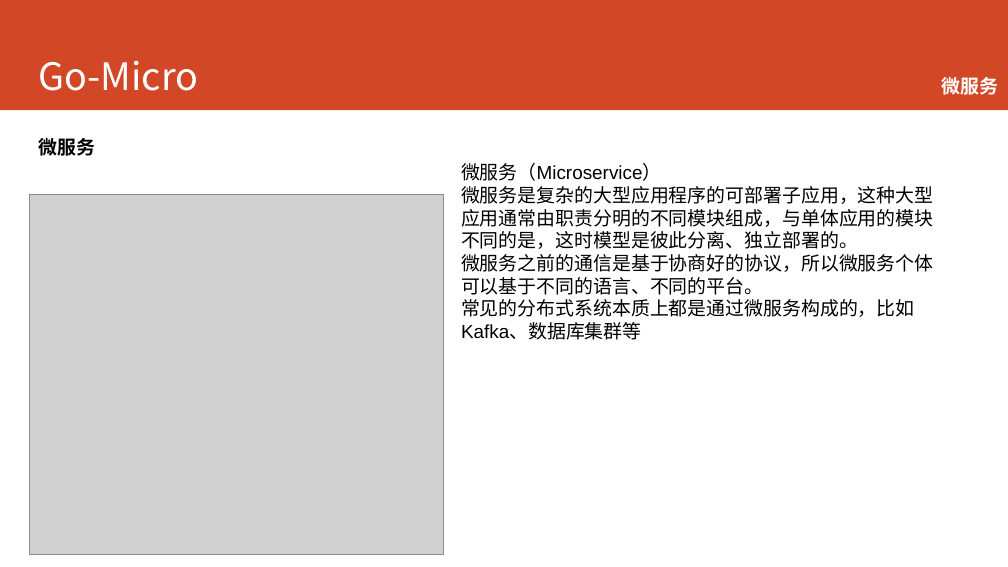
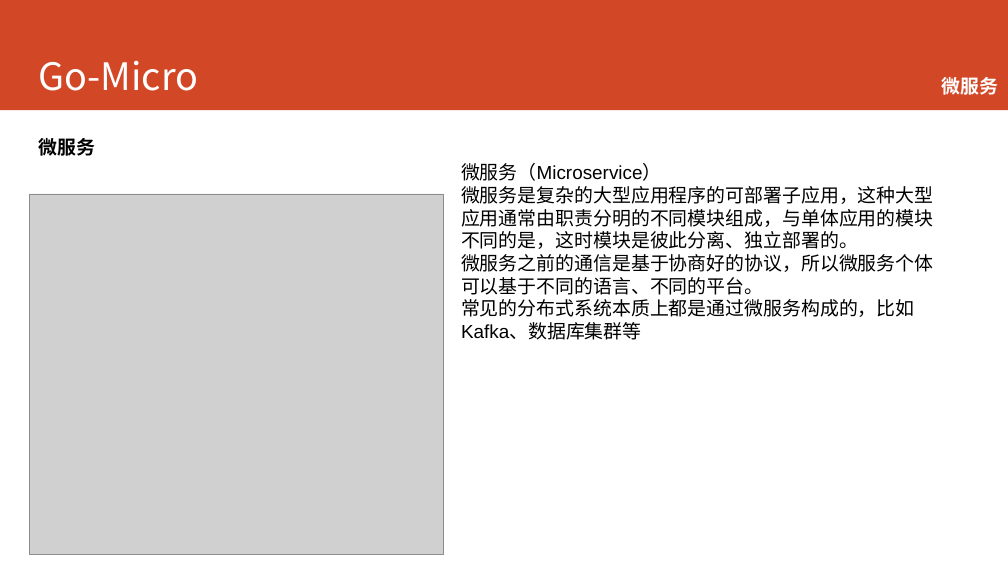
Before and after one commit to printfcoder/printfcoder, a slide deck: slide 38 of course/for-emc/course-for-emc.pptx. Drawn at 1008x567 pixels with LibreOffice and Linux fonts; fonts in the diff are those of the drawing; grey boxes stand for pictures; background and template pictures are left out. Boxes give left, top, right and bottom in pixels: in the first picture for what was removed or moved away, otherwise in the second. Text is boxed around its words. In the diff, an @@ line names an element or a change of style, - is before the commit and + after.

```diff
--- a/course/for-emc/course-for-emc.pptx
+++ b/course/for-emc/course-for-emc.pptx
@@ text at (x1=461, y1=186, x2=933, y2=249): text changed @@
-微服务是复杂的大型应用程序的可部署子应用，这种大型应用通常由职责分明的不同模块组成，与单体应用的模块不同的是，这时模型是彼此分离、独立部署的。
+微服务是复杂的大型应用程序的可部署子应用，这种大型应用通常由职责分明的不同模块组成，与单体应用的模块不同的是，这时模块是彼此分离、独立部署的。
```
Also in this commit, not shown: 3 other slides changed, 1 slide added, 1 slide removed, 13 other files.
